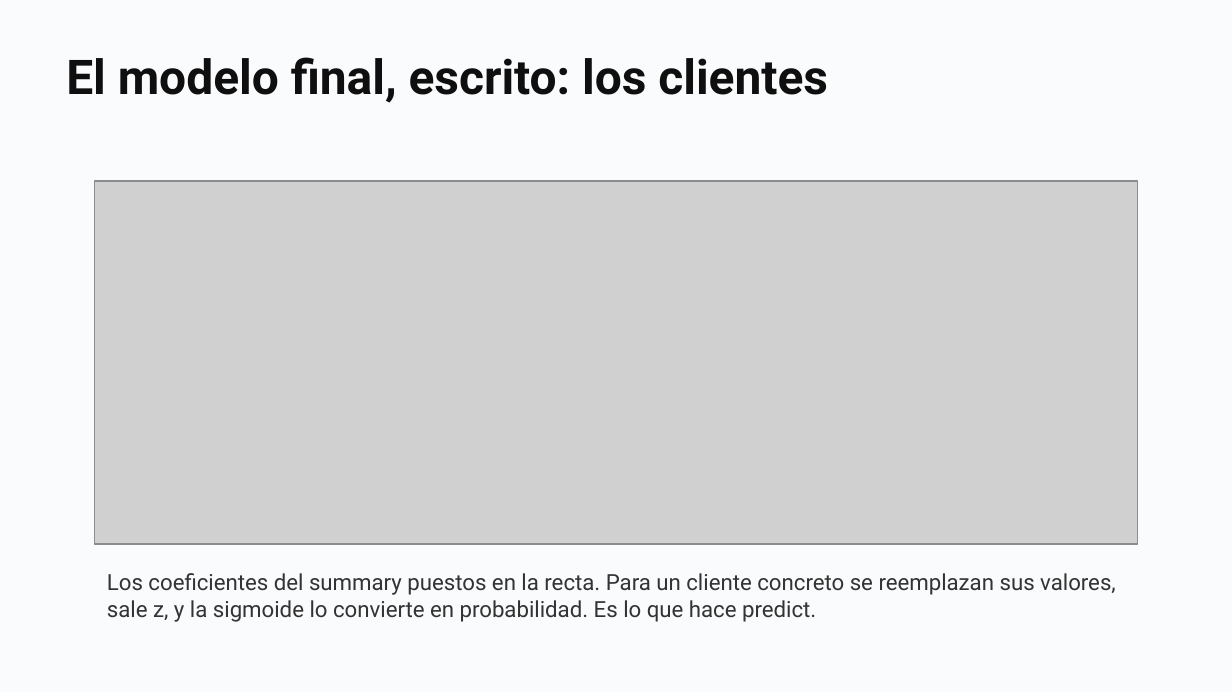
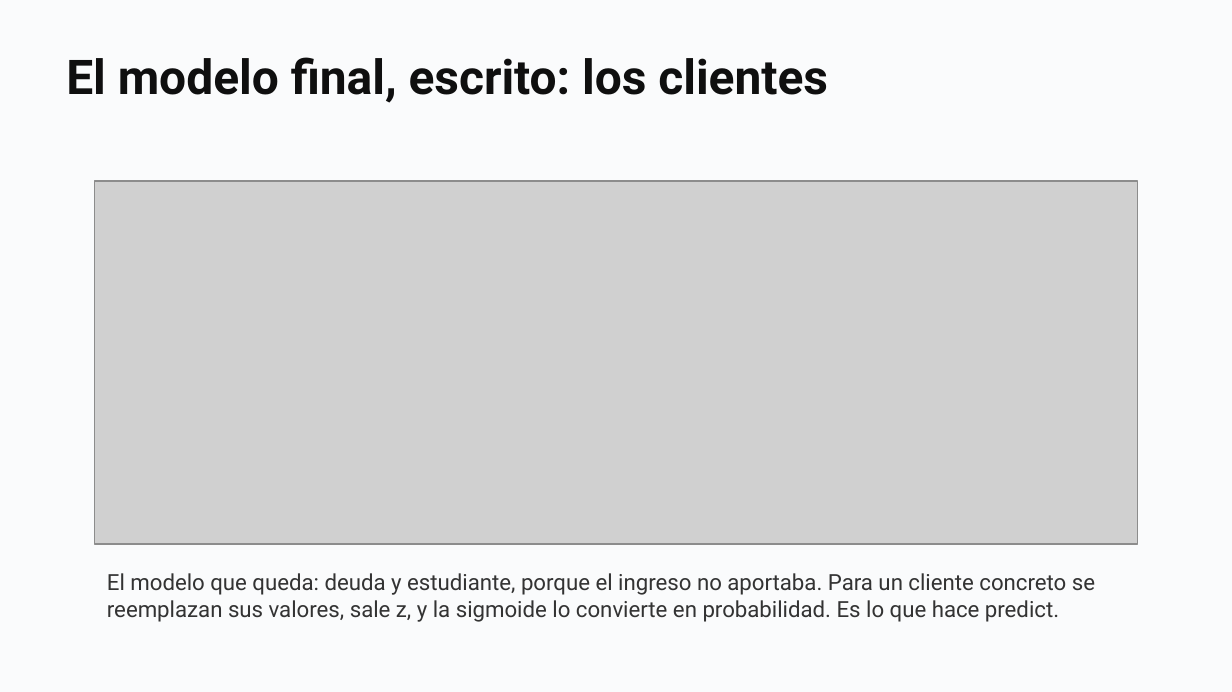
Before and after one commit to daniopitz/diplomado-cdd, a slide deck: slide 30 of presentaciones/clase06_regresion_logistica.pptx. Drawn at 1232x692 pixels with LibreOffice and Linux fonts; fonts in the diff are those of the drawing; grey boxes stand for pictures. Boxes give left, top, right and bottom in pixels: in the first picture for what was removed or moved away, otherwise in the second. Text is boxed around its words. In the diff, an @@ line names an element or a change of style, - is before the commit and + after.

```diff
--- a/presentaciones/clase06_regresion_logistica.pptx
+++ b/presentaciones/clase06_regresion_logistica.pptx
@@ text at bbox=[107, 573, 1095, 622]: text changed @@
-Los coeficientes del summary puestos en la recta. Para un cliente concreto se reemplazan sus valores, sale z, y la sigmoide lo convierte en probabilidad. Es lo que hace predict.
+El modelo que queda: deuda y estudiante, porque el ingreso no aportaba. Para un cliente concreto se reemplazan sus valores, sale z, y la sigmoide lo convierte en probabilidad. Es lo que hace predict.
```
Also in this commit, not shown: 3 other files.
